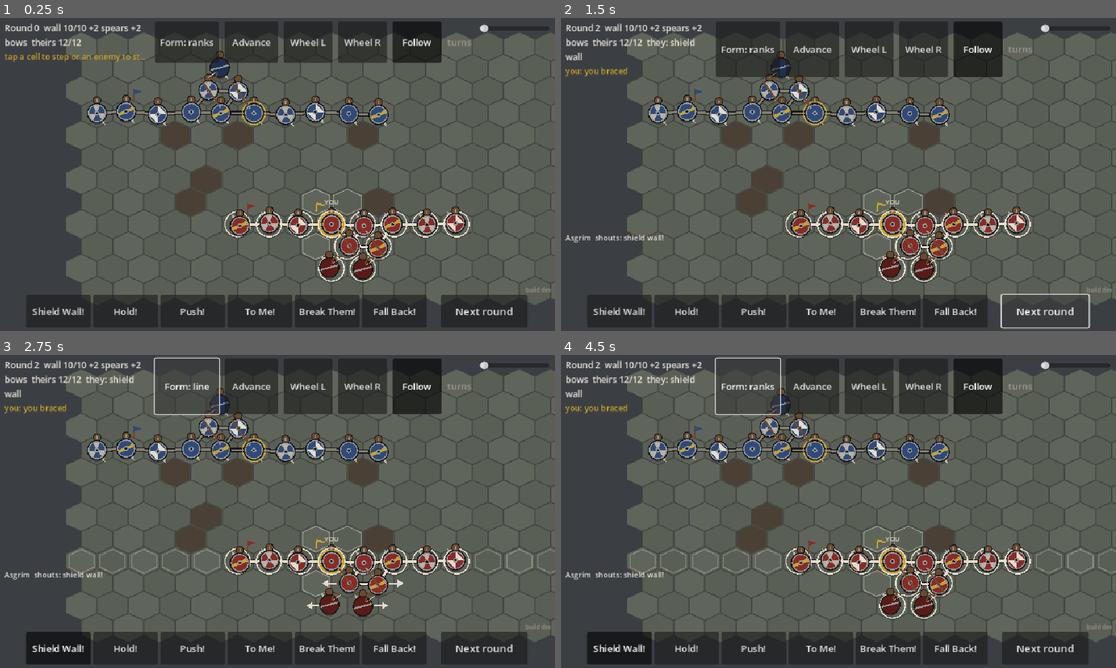
Above: before the commit, frames 1-4 (two rows, left to right).
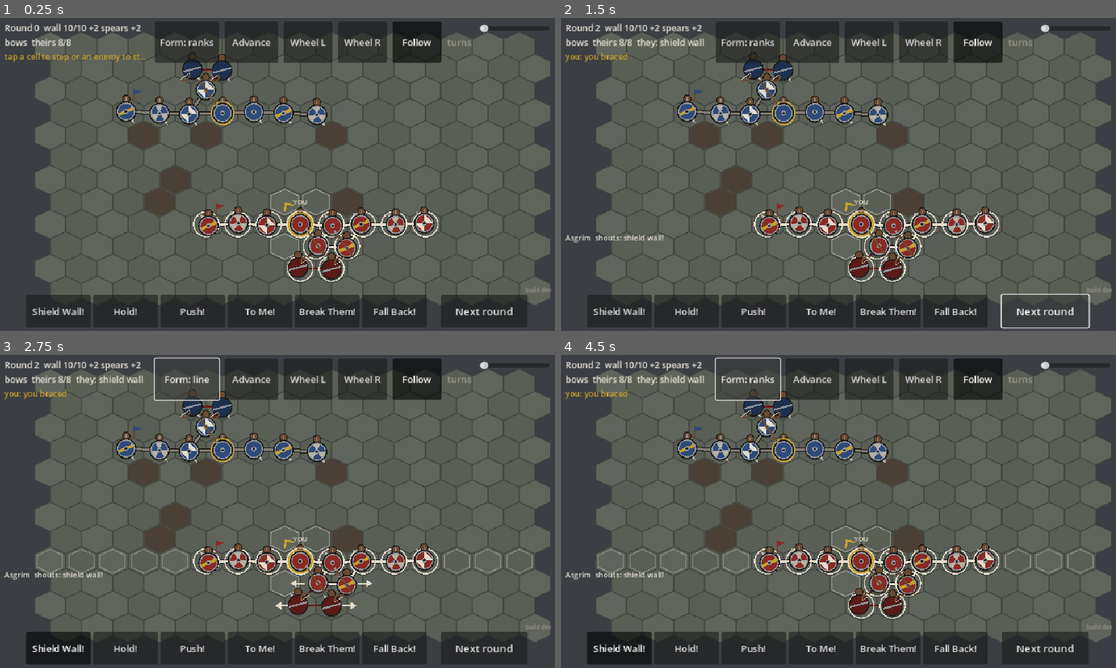
Above: after the commit, the same moments.

Repository: UnlikelyContact/Ringgiver
Game: Godot game, scene res://view/main.tscn
The game is run twice, just before and just after one commit, with the same random seed, the same clock (stepped at 60 frames per second) and the same inputs.
Inputs:
- Up to frame 1 (0.25 s): no input
- Up to frame 2 (1.5 s): click "Next round" at 0.5 s; click "Next round" at 1.25 s
- Up to frame 3 (2.75 s): click "Form: ranks" at 2 s
- Up to frame 4 (4.5 s): click "Form: line" at 2.75 s; click "Form: bows behind" at 3.5 s; click "Form: boar's snout" at 4.25 s

The runs differ from the first frame. In frame 1, 17% of the frame differs, in the area x 6-100%, y 4-90%; in frame 2, 20%, in the area x 0-100%, y 4-90%; in frame 3, 20%; in frame 4, 20%.

Commit message:
Relief: a shieldless man in the line changes places with the shielded man behind him; the HUD shows the gap
A man whose shield is gone stays in the wall but unlocked: no cover,
shoved by glancing blows, the archers' first mark, a gap in his
neighbours' lock. At the start of the next round a shielded man standing
straight behind him steps up into the line and he drops back to fight at
reach, so the wall closes itself. The HUD reads "wall 8/8 (1 shieldless)"
for a gap in the front and draws it as a dark thread between the men
until it is relieved. Enemy strength narrowed to nine to thirteen men.

Co-Authored-By: Claude Fable 5.1 <noreply@anthropic.com>
Claude-Session: https://claude.ai/code/session_01P5EsvQHo48suzdDpxkAELG

Diff:
--- a/game/sim/combat/battle.gd
+++ b/game/sim/combat/battle.gd
@@ -449,6 +449,7 @@
 		if leader != null and leader.line_facing != Vector2i.ZERO:
 			leader.facing = leader.line_facing
 		_dress_line(side, leader)
+		_relieve_shieldless(side, leader)
 		var shout: CombatTypes.Shout = CombatTypes.Shout.NONE
 		if _pending_shout.has(side):
 			shout = _pending_shout[side]
@@ -619,6 +620,36 @@
 ## Every man with a friend beside him along the wall's axis faces the wall's
 ## facing, so a man who turned to strike or to watch an enemy is back in
 ## the line next round. A lone man keeps whatever way he was facing.
+## Relief: a man in the line whose shield is gone changes places with a
+## shielded man standing straight behind him. The fresh shield steps up
+## into the line and the shieldless man drops back, where his spear still
+## reaches over the shoulder. The wall closes itself. Once per pair a round.
+func _relieve_shieldless(side: int, leader: Warrior) -> void:
+	if leader == null:
+		return
+	var back := BattleGrid.rotate(leader.wall_facing(), 3)
+	var swapped := {}
+	for w in wall_members(side):
+		if swapped.has(w) or w.shield_usable() or w.role == CombatTypes.Role.MISSILE or w == leader:
+			continue
+		var relief := grid.occupant(w.pos + back)
+		if relief == null or swapped.has(relief) or relief.side != side or not relief.is_active() or relief.broken \
+				or not relief.shield_usable() or relief.role == CombatTypes.Role.MISSILE:
+			continue
+		var front_cell := w.pos
+		var back_cell := relief.pos
+		grid.remove(w)
+		grid.remove(relief)
+		grid.place(relief, front_cell)
+		grid.place(w, back_cell)
+		relief.facing = w.facing
+		relief.spend_breath(rules.breath_cost_move)
+		w.spend_breath(rules.breath_cost_move)
+		swapped[w] = true
+		swapped[relief] = true
+		log.append("%s's shield is gone: %s steps up into the line and he drops back behind" % [w.display_name, relief.display_name])
+
+
 ## Each man in the wall minds his own front. With an enemy before him he
 ## keeps his facing; with one at his flank and none before him he turns a
 ## facing toward him, hinging the line; with nobody at arm's length he
--- a/game/sim/combat/scenario.gd
+++ b/game/sim/combat/scenario.gd
@@ -18,8 +18,8 @@
 ## Returns {battle, ours, theirs, doctrine, offset}. With `vary` false the
 ## enemy is eight shield-bearers, centred, steady: the symmetric field the
 ## batches calibrate on. Your band is eight shield-bearers, two spearmen
-## and two bowmen; a varied enemy brings seven to ten shields, one to three
-## spears and up to three bows. Both form in ranks.
+## and two bowmen; a varied enemy brings seven to nine shields, one or two
+## spears and one or two bows. Both form in ranks.
 static func build(name: String, seed_in: int, rules: CombatRules, vary := true) -> Dictionary:
 	var t: Array = TIERS.get(name, TIERS["equal_green"])
 	var battle := Battle.new(rules, seed_in)
@@ -32,9 +32,9 @@
 	var doctrine := LeaderAI.Doctrine.STEADY
 	if vary:
 		# About your own strength on average (twelve men), mixed differently.
-		their_shields = frng.randi_range(7, 10)
-		their_spears = frng.randi_range(1, 3)
-		their_bows = frng.randi_range(0, 3)
+		their_shields = frng.randi_range(7, 9)
+		their_spears = frng.randi_range(1, 2)
+		their_bows = frng.randi_range(1, 2)
 		offset = frng.randi_range(-3, 3)
 		doctrine = LeaderAI.Doctrine.AGGRESSIVE if frng.randf() < 0.4 else LeaderAI.Doctrine.STEADY
 	var ours := BandFactory.make_mixed_band(brng.fork("a"), 0, 8, 2 if vary else 0, 2 if vary else 0, t[0], rules, CombatTypes.Armor.NONE, 0, 1)
--- a/game/tests/test_arms.gd
+++ b/game/tests/test_arms.gd
@@ -161,3 +161,41 @@
 	var a := Decision.choose(SimRng.new(1), rules, g, bow, leader, [leader, bow, foe] as Array[Warrior])
 	assert_eq(a.kind, CombatTypes.ActionKind.MOVE, "he steps away rather than fight")
 	assert_true(BattleGrid.distance(a.target_cell, foe.pos) >= 2, "out of arm's reach")
+
+
+func test_a_shieldless_man_is_relieved_by_the_man_behind() -> void:
+	var rules := CombatRules.new()
+	var b := Battle.new(rules, 7)
+	var ours := _band(rules, 0, 4, 2, 0, 1)
+	var theirs := _band(rules, 1, 4, 0, 0, 101)
+	for w in ours + theirs:
+		w.javelins = 0
+	BandFactory.deploy_formation(b.grid, ours, BattleGrid.from_offset(8, 8), NORTH, rules, FormationTemplate.ranks())
+	BandFactory.deploy_formation(b.grid, theirs, BattleGrid.from_offset(8, 2), SOUTH, rules, FormationTemplate.line())
+	b.add_band(ours)
+	b.add_band(theirs)
+	# A front man with a spearman straight behind him loses his shield.
+	var back := BattleGrid.rotate(NORTH, 3)
+	var front: Warrior = null
+	var behind: Warrior = null
+	for w in ours:
+		if w.role == CombatTypes.Role.SHIELD and not w.is_leader:
+			var m := b.grid.occupant(w.pos + back)
+			if m != null and m.role == CombatTypes.Role.SPEAR:
+				front = w
+				behind = m
+				break
+	assert_true(front != null and behind != null, "a spearman stands behind a shield-bearer")
+	var front_cell := front.pos
+	var back_cell := behind.pos
+	front.shield_hp = 0
+	b.set_shout(0, CombatTypes.Shout.HOLD)
+	b.set_shout(1, CombatTypes.Shout.HOLD)
+	b.run_round()
+	assert_eq(behind.pos, front_cell, "the shielded man steps up into the line")
+	assert_eq(front.pos, back_cell, "the shieldless man drops back behind him")
+	var said := false
+	for line in b.log:
+		said = said or line.contains("steps up into the line")
+	assert_true(said, "and the log says so")
+	assert_true(b.wall_members(0).has(behind), "the relief is in the wall")
--- a/game/view/battle_view.gd
+++ b/game/view/battle_view.gd
@@ -302,6 +302,22 @@
 	return [battle.wall_members(side).size(), total]
 
 
+## Men standing in the front of the wall without a shield to lock: the gaps
+## in it. A shieldless man relieved into the second rank is no gap.
+func shieldless_count(side: int) -> int:
+	var n := 0
+	var leader := battle.leader_of(side)
+	var ahead := leader.wall_facing() if leader != null else Vector2i(0, -1)
+	for w in battle.wall_members(side):
+		if w.shield_usable():
+			continue
+		var front := battle.grid.occupant(w.pos + ahead)
+		if front != null and front.side == side and front.is_active():
+			continue  # he stands behind a man; the line is closed in front of him
+		n += 1
+	return n
+
+
 ## [spearmen standing in the wall, bows still standing] for a side.
 func arms_count(side: int) -> Array[int]:
 	var spears := 0
@@ -532,11 +548,18 @@
 	for w in battle.warriors:
 		if not w.is_active() or w.broken:
 			continue
-		for n in _locked_neighbours(w):
-			if n.id < w.id:
+		for n in battle.grid.line_neighbors(w):
+			if n.id < w.id or n.broken:
 				continue
 			var a := Iso.to_screen(w.pos) + Iso.jitter(w.id)
 			var b := Iso.to_screen(n.pos) + Iso.jitter(n.id)
+			var locked := w.shield_usable() and n.shield_usable()
+			if not locked:
+				# Linked but not locked: a shield is gone here. A thin dark
+				# thread shows the gap in the wall.
+				draw_line(a, b, Palette.OUTLINE, 3.0)
+				draw_line(a, b, Palette.BLOOD.darkened(0.3), 1.5)
+				continue
 			# The leader's wall is bright; a broken-off fragment is dim.
 			var whole := in_wall(w) and in_wall(n)
 			var col := Palette.BONE if w.side == player.side else Palette.UNDYED.darkened(0.3)
--- a/game/view/hud.gd
+++ b/game/view/hud.gd
@@ -268,6 +268,9 @@
 	var order := b.last_shout(0)
 	var their_order := b.last_shout(1)
 	var arms_text := ""
+	var bare := view.shieldless_count(0)
+	if bare > 0:
+		arms_text += " (%d shieldless)" % bare
 	if arms[0] > 0:
 		arms_text += " +%d spears" % arms[0]
 	if arms[1] > 0:
Not shown, changed: docs/design/concept.md
